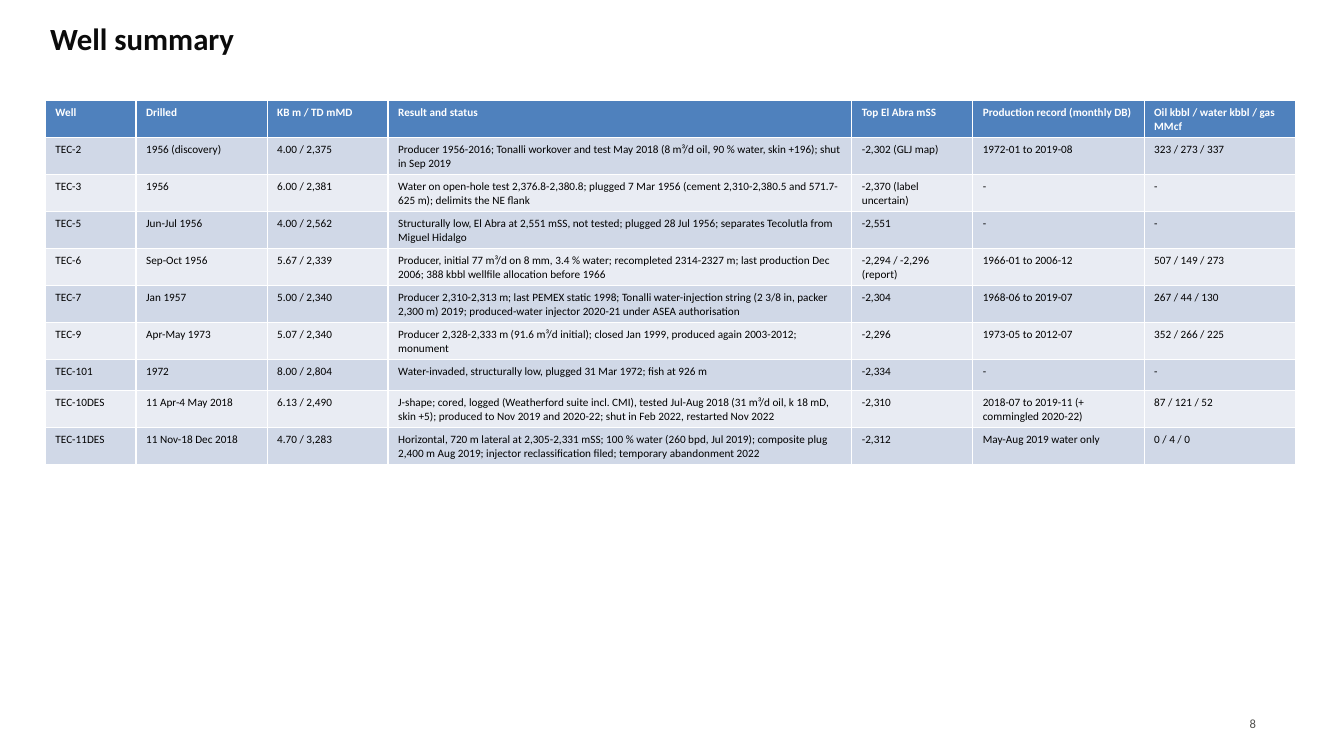
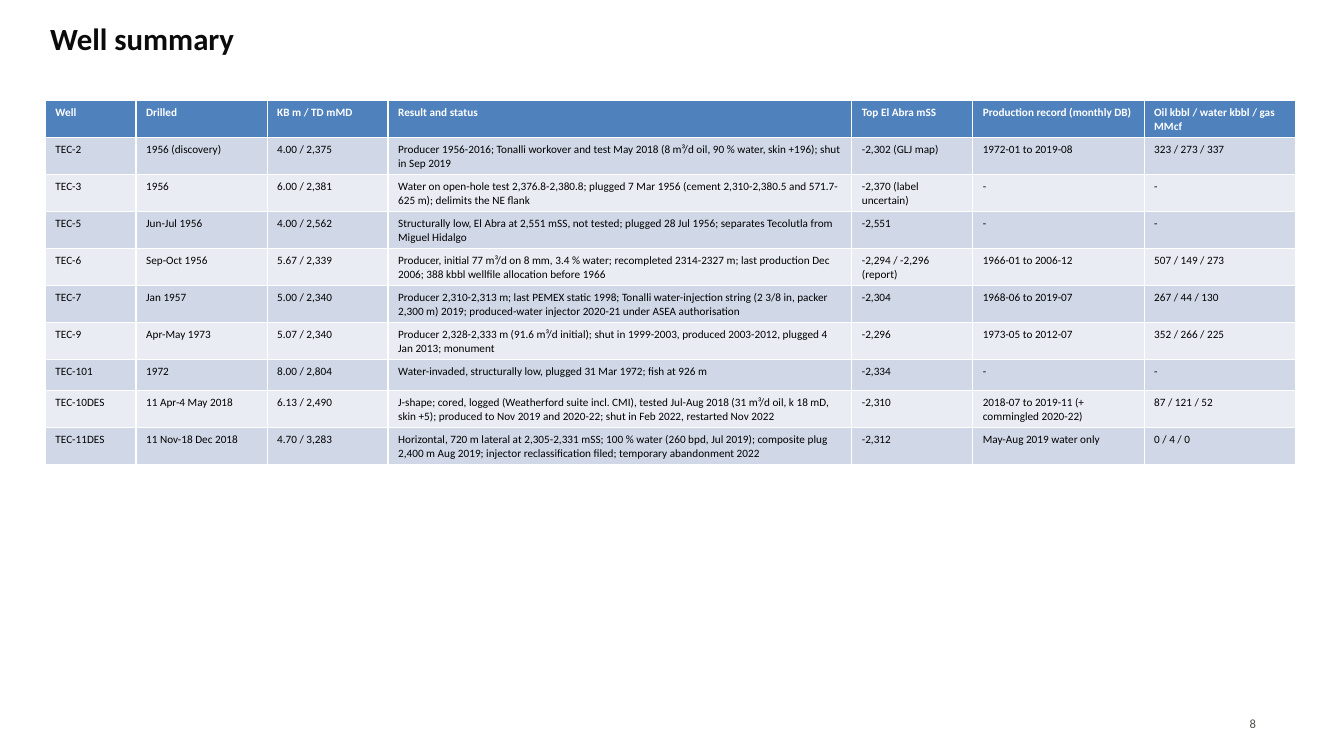
Before and after one commit to gunner1976/git_practice, a slide deck: slide 8 of docs/Tecolutla_Block_and_Development_History.pptx. Drawn at 1344x756 pixels with LibreOffice and Linux fonts; fonts in the diff are those of the drawing. Boxes give left, top, right and bottom in pixels: in the first picture for what was removed or moved away, otherwise in the second. Text is boxed around its words. In the diff, an @@ line names an element or a change of style, - is before the commit and + after.

```diff
--- a/docs/Tecolutla_Block_and_Development_History.pptx
+++ b/docs/Tecolutla_Block_and_Development_History.pptx
@@ table at box(45, 101, 1296, 463) @@
-row 7, column 4: Producer 2,328-2,333 m (91.6 m³/d initial); closed Jan 1999, produced again 2003-2012; monument
+row 7, column 4: Producer 2,328-2,333 m (91.6 m³/d initial); shut in 1999-2003, produced 2003-2012, plugged 4 Jan 2013; monument
```
Also in this commit, not shown: 1 other slide changed, 4 other files.
